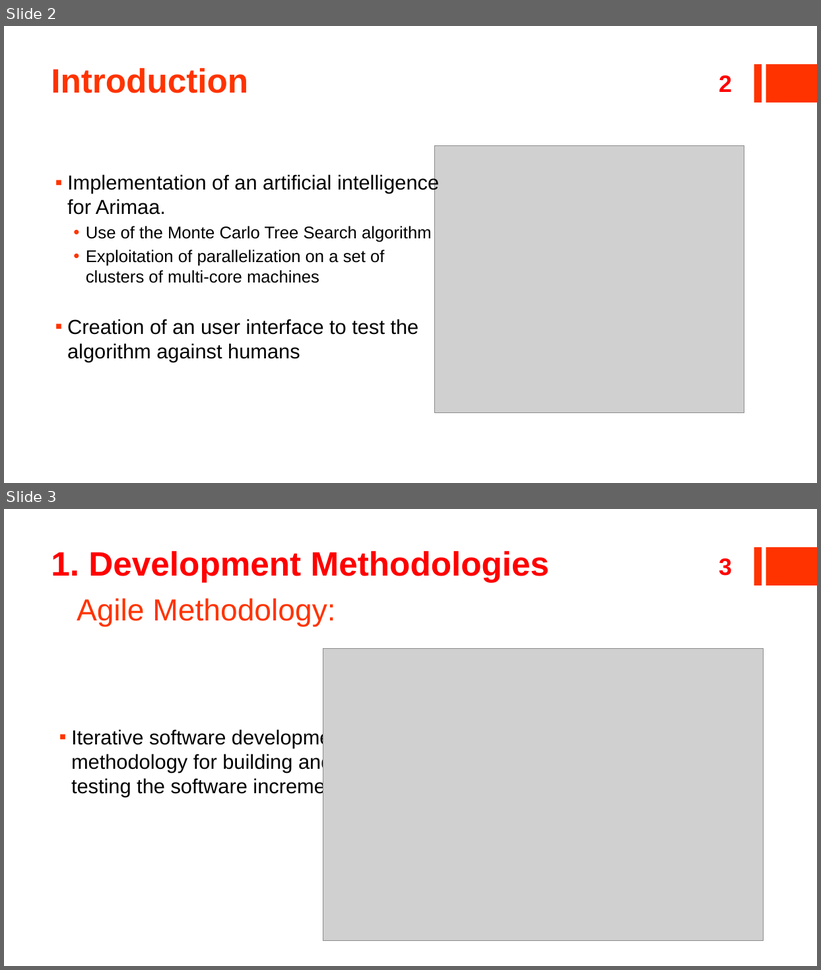
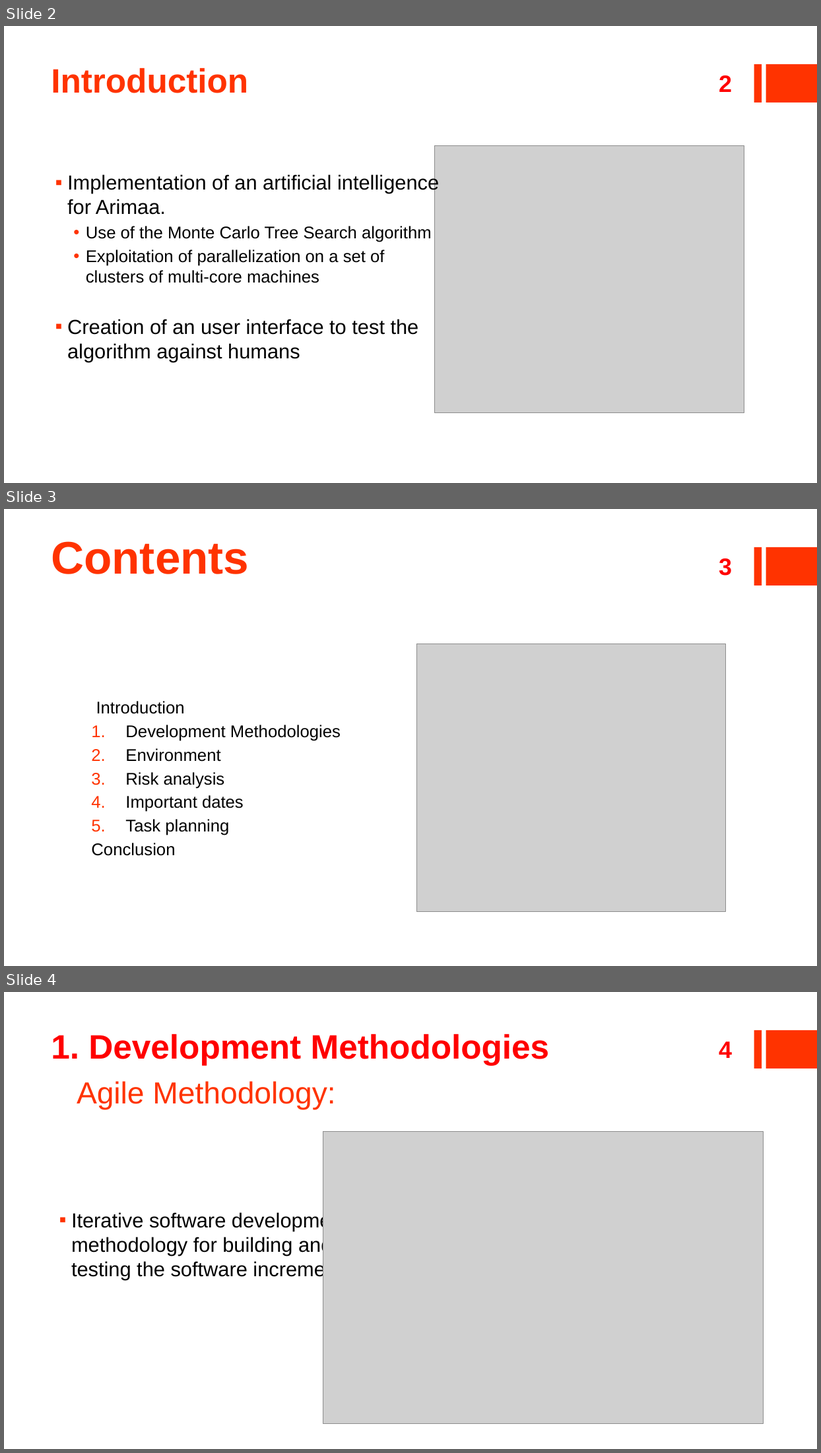
Before and after one commit to ildyria/Arimaa, a slide deck: Docs/Reports/Planning Presentation/V2Planning.pptx. Shown one above the other, each under a label of ours: slides 2 and 3 before the commit, slides 2, 3 and 4 after it. The pictures are 821x970 and 821x1453 pixels, drawn with LibreOffice and Linux fonts; fonts in the diff are those of the drawing; grey boxes stand for pictures. Boxes give left, top, right and bottom in pixels: in the first picture for what was removed or moved away, otherwise in the second. Text is boxed around its words. In the diff, an @@ line names an element or a change of style, - is before the commit and + after.

```diff
--- a/Docs/Reports/Planning Presentation/V2Planning.pptx
+++ b/Docs/Reports/Planning Presentation/V2Planning.pptx
@@ slide 3 added at [4, 509, 817, 966], background #FFFFFF; not listed: 2 template elements that a slide beside it also shows @@
@@ title added at [51, 541, 249, 574], 54 pt, text #FF3300, bold @@
+Contents
@@ page number added at [719, 559, 732, 576], 28 pt, text #FF0000, bold @@
+3
@@ picture added at [417, 644, 726, 912] @@
@@ text added at [91, 701, 341, 856], 20 pt, text #000000 @@
+Introduction
+1. Development Methodologies
+2. Environment
+3. Risk analysis
+4. Important dates
+5. Task planning
+Conclusion
@@ what was slide 3 is now slide 4 @@
@@ page number at [719, 1042, 732, 1058]: text changed @@
-3
+4
```
Also in this commit, not shown: 1 slide changed, 2 other slides added, 2 slides removed, 4 other files.
